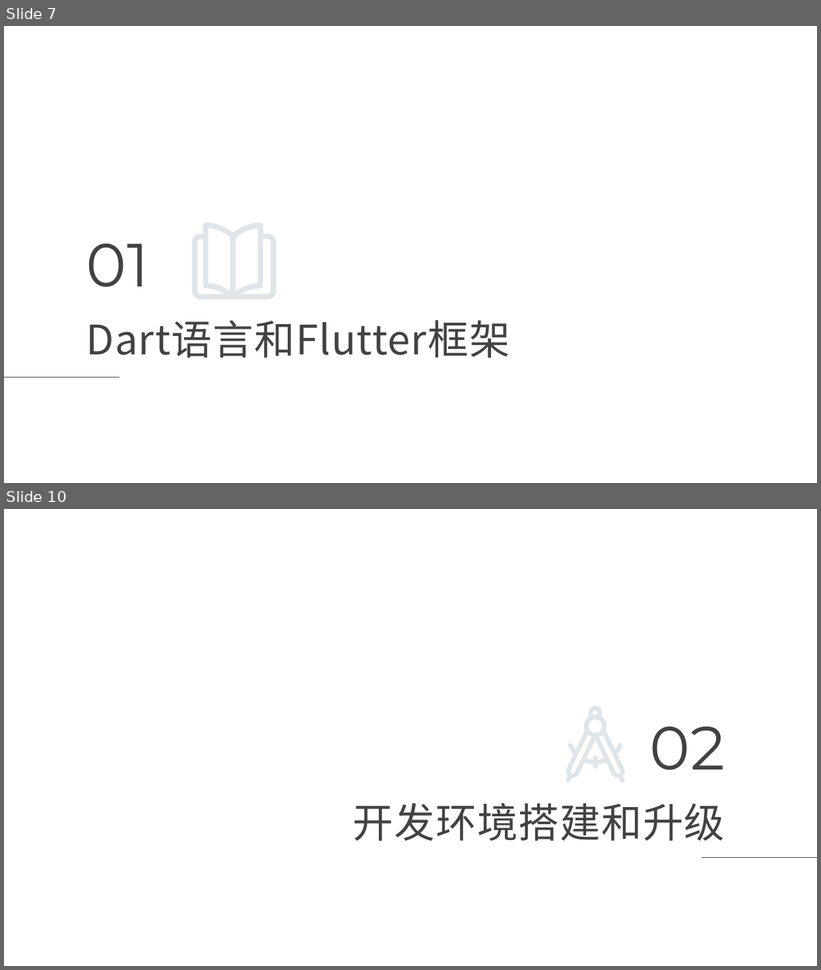
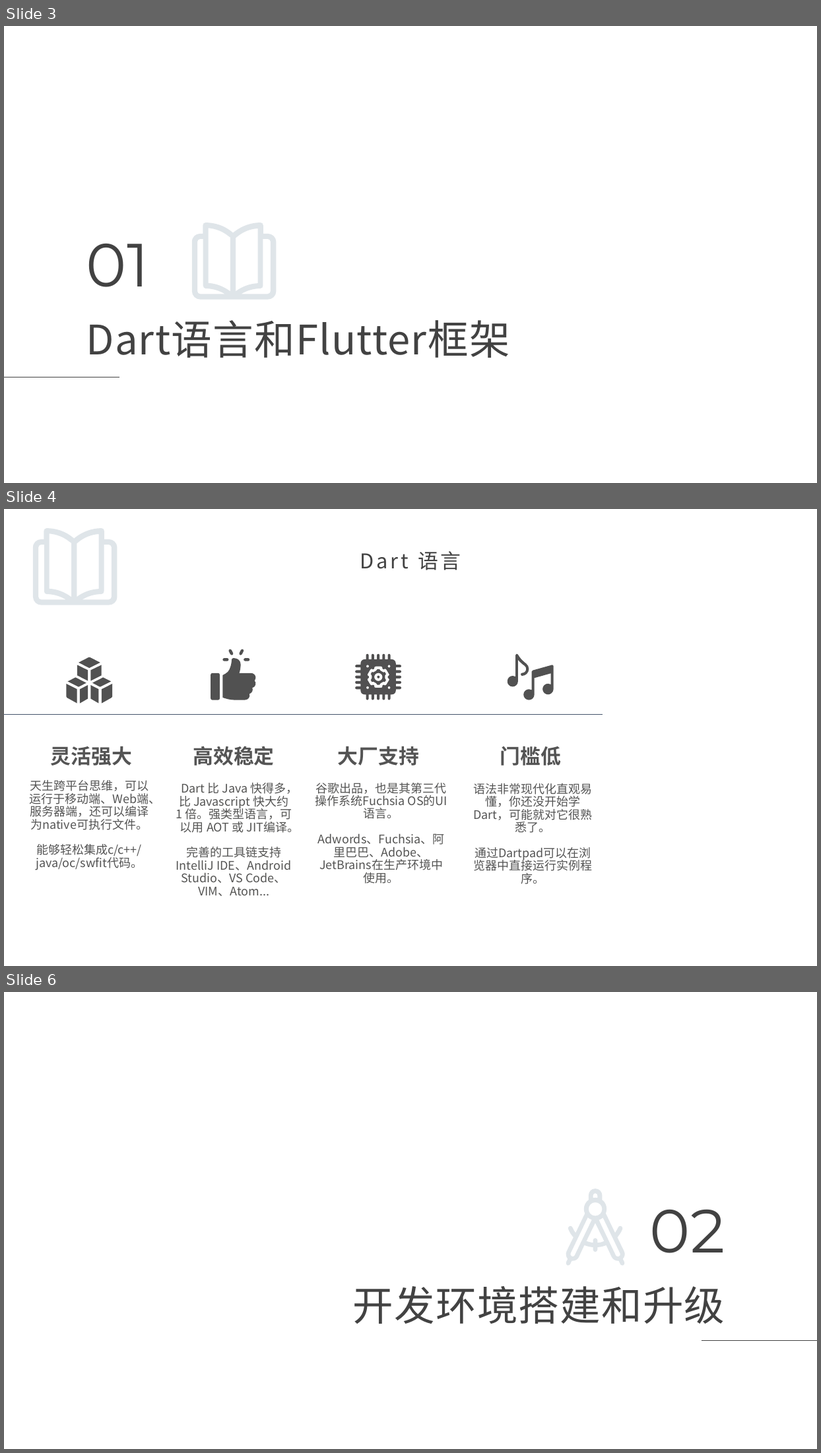
Before and after one commit to maosong-pactera/training, a slide deck: flutter/移动端Flutter_第1课_如何开始工作？.pptx. Shown one above the other, each under a label of ours: slides 7 and 10 before the commit, slides 3, 4 and 6 after it; the slides between them are not shown. The pictures are 821x970 and 821x1453 pixels, drawn with LibreOffice and Linux fonts; fonts in the diff are those of the drawing; background and template pictures are left out. Boxes give left, top, right and bottom in pixels: in the first picture for what was removed or moved away, otherwise in the second. Text is boxed around its words. In the diff, an @@ line names an element or a change of style, - is before the commit and + after.

```diff
--- a/flutter/移动端Flutter_第1课_如何开始工作？.pptx
+++ b/flutter/移动端Flutter_第1课_如何开始工作？.pptx
@@ slide 4 added at (4, 509, 817, 966), background picture (left out) @@
@@ freeform shape added at (32, 528, 117, 605), fill #5F7D95 at 20% opacity @@
@@ title added at (360, 551, 461, 570), 24 pt, text #424242 @@
+Dart 语言
@@ group added at (176, 650, 300, 896): 6 freeform shapes, 2 texts @@
+高效稳定
+Dart 比 Java 快得多，比 Javascript 快大约 1 倍。强类型语言，可以用 AOT 或 JIT编译。
+完善的工具链支持IntelliJ IDE、Android Studio、VS Code、VIM、Atom...
@@ group added at (473, 654, 592, 885): 2 texts, 2 freeform shapes @@
+门槛低
+语法非常现代化直观易懂，你还没开始学 Dart，可能就对它很熟悉了。
+通过Dartpad可以在浏览器中直接运行实例程序。
@@ group added at (315, 654, 447, 884): 3 freeform shapes, 2 texts @@
+大厂支持
+谷歌出品，也是其第三代操作系统Fuchsia OS的UI语言。
+Adwords、Fuchsia、阿里巴巴、Adobe、JetBrains在生产环境中使用。
@@ line added from (4, 714) to (603, 714), #44546A 0.75 pt @@
@@ group added at (30, 657, 161, 871): 9 freeform shapes, 2 texts @@
+灵活强大
+天生跨平台思维，可以运行于移动端、Web端、服务器端，还可以编译为native可执行文件。
+能够轻松集成c/c++/java/oc/swfit代码。
@@ what was slide 7 is now slide 3 @@
@@ what was slide 10 is now slide 6 @@
```
Also in this commit, not shown: 1 slide changed, 1 other slide added, 6 slides removed, 10 other files.
